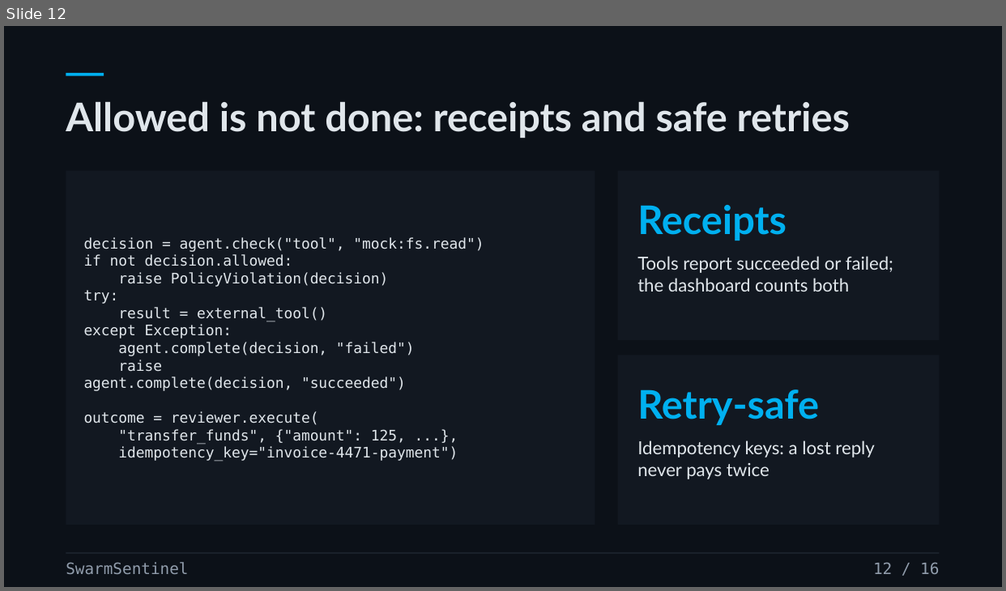
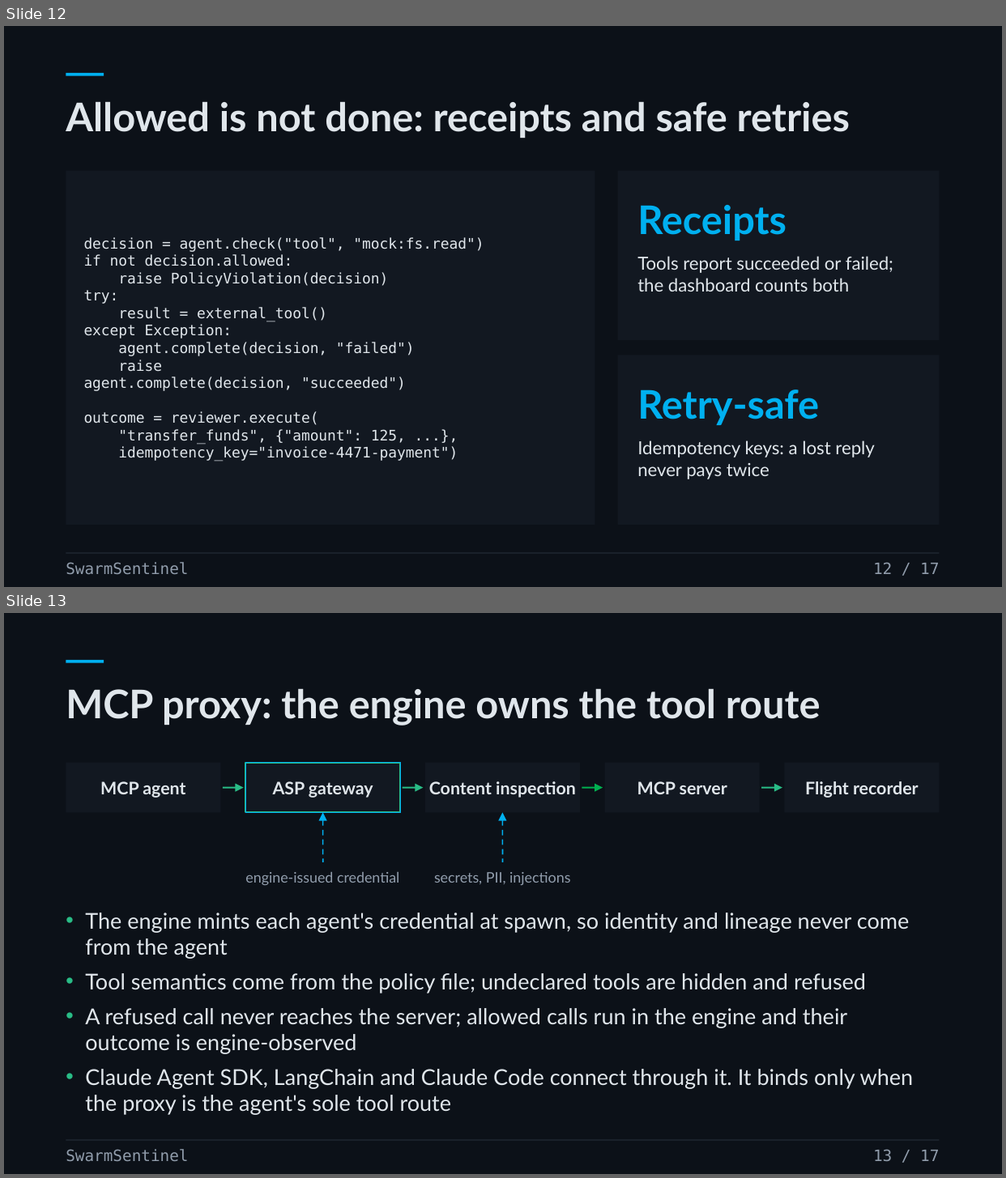
Before and after one commit to prasad-m-k/swarmsentinel, a slide deck: docs/source-materials/SwarmSentinel-v3---Live-Containment.pptx. Shown one above the other, each under a label of ours: slide 12 before the commit, slides 12 and 13 after it. The pictures are 1006x591 and 1006x1178 pixels, drawn with LibreOffice and Linux fonts; fonts in the diff are those of the drawing. Boxes give left, top, right and bottom in pixels: in the first picture for what was removed or moved away, otherwise in the second. Text is boxed around its words. In the diff, an @@ line names an element or a change of style, - is before the commit and + after.

```diff
--- a/docs/source-materials/SwarmSentinel-v3---Live-Containment.pptx
+++ b/docs/source-materials/SwarmSentinel-v3---Live-Containment.pptx
@@ slide 13 added at [4, 613, 1002, 1174], background #0C1118; not listed: 3 template elements that a slide beside it also shows @@
@@ title added at [66, 688, 820, 726], 28.5 pt, text #E0E6EB, bold @@
+MCP proxy: the engine owns the tool route
@@ rectangle added at [66, 763, 220, 812], fill #121821 @@
@@ text added at [100, 781, 185, 798], 12.5 pt, text #E0E6EB, bold @@
+MCP agent
@@ rectangle added at [245, 763, 400, 812], fill #121821, outline #29BC86 1.25 pt @@
@@ rectangle added at [245, 763, 400, 812], outline #00B0F0 0.75 pt, 12.5 pt, text #E0E6EB, bold @@
+ASP gateway
@@ rectangle added at [425, 763, 580, 812], fill #121821 @@
@@ text added at [429, 781, 576, 798], 12.5 pt, text #E0E6EB, bold @@
+Content inspection
@@ rectangle added at [605, 763, 760, 812], fill #121821 @@
@@ text added at [637, 781, 727, 794], 12.5 pt, text #E0E6EB, bold @@
+MCP server
@@ rectangle added at [784, 763, 939, 812], fill #121821 @@
@@ text added at [805, 781, 918, 798], 12.5 pt, text #E0E6EB, bold @@
+Flight recorder
@@ arrow added from (223, 788) to (244, 788), #29BC86 1.25 pt @@
@@ arrow added from (403, 788) to (423, 788), #29BC86 1.25 pt @@
@@ arrow added from (582, 788) to (603, 788), #00B050 1.25 pt @@
@@ arrow added from (761, 788) to (782, 788), #29BC86 1.25 pt @@
@@ arrow added from (322, 862) to (322, 812), #00B0F0 1 pt dashed @@
@@ arrow added from (503, 862) to (503, 812), #00B0F0 1 pt dashed @@
@@ text added at [245, 872, 399, 885], 10.5 pt, text #919DAC @@
+engine-issued credential
@@ text added at [434, 872, 570, 885], 10.5 pt, text #919DAC @@
+secrets, PII, injections
@@ text added at [85, 913, 914, 1115], 15.8 pt, text #E0E6EB @@
+• The engine mints each agent's credential at spawn, so identity and lineage never come from the agent
+• Tool semantics come from the policy file; undeclared tools are hidden and refused
+• A refused call never reaches the server; allowed calls run in the engine and their outcome is engine-observed
+• Claude Agent SDK, LangChain and Claude Code connect through it. It binds only when the proxy is the agent's sole tool route
@@ text added at [873, 1149, 939, 1161], 11.3 pt, text #919DAC @@
+13 / 17
@@ slide 12 changed as well @@
@@ text at [873, 562, 939, 574]: text changed @@
-12 / 16
+12 / 17
```
Also in this commit, not shown: 15 other slides changed, 54 other files.
